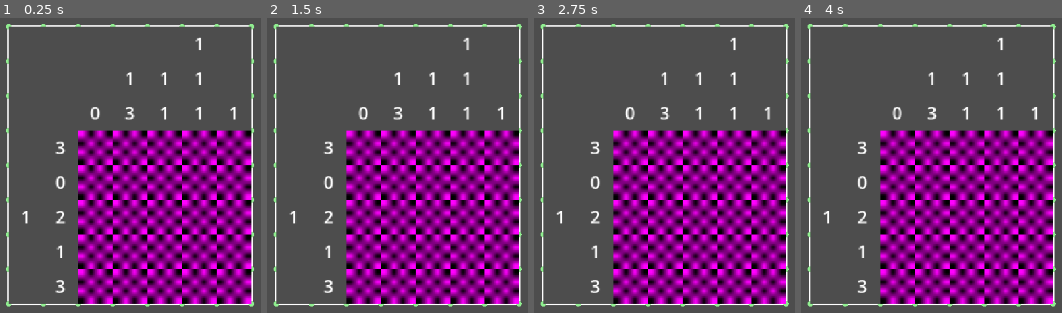
Above: before the commit, frames 1-4 (left to right).
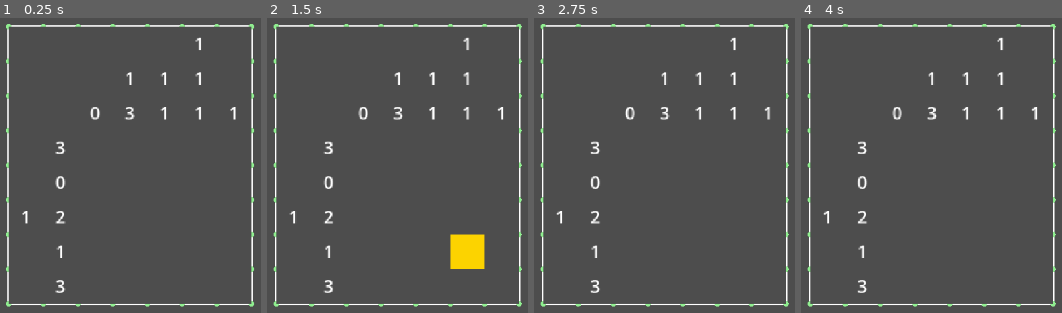
Above: after the commit, the same moments.

Repository: kennethbchen/Medical-Malpicross-Game
Game: Godot game, scene res://scenes/game.tscn
Same seed, same stepped clock (60 frames per second), same inputs: the game is played once before the commit and once after it.
Inputs (mouse positions are in pixels of both pictures, inside the frame that each line leads up to):
- Up to frame 1 (0.25 s): no input
- Up to frame 2 (1.5 s): move the mouse to (outside the picture) at 0.52 s; move the mouse to (481, 239) at 1.27 s
- Up to frame 3 (2.75 s): move the mouse to (outside the picture) at 2.02 s
- Up to frame 4 (4 s): tap Enter at 2.75 s; move the mouse to (outside the picture) at 2.77 s; tap Space at 3.5 s; move the mouse to (outside the picture) at 3.52 s

The runs differ from the first frame. In frame 1, 39% of the frame differs, in the area x 29-97%, y 37-97%; in frame 2, 39%; in frame 3, 39%; in frame 4, 39%.

Commit message:
Started implementing highlighting selected cell

Diff:
--- a/scenes/game.tscn
+++ b/scenes/game.tscn
@@ -31,6 +31,12 @@
 size = Vector2i(96, 101)
 script = ExtResource("5_p57ef")
 
+[node name="ColorRect" type="ColorRect" parent="PuzzleViewport"]
+clip_contents = true
+offset_right = 32.0
+offset_bottom = 32.0
+color = Color(0.986582, 0.827973, 0, 1)
+
 [node name="PuzzleUIContainer" type="Control" parent="PuzzleViewport"]
 layout_mode = 3
 anchors_preset = 0
--- a/scripts/puzzle_grid.gd
+++ b/scripts/puzzle_grid.gd
@@ -80,9 +80,7 @@
 
 	# Check for input
 	var selected_cell = _get_selected_cell()
-
-	if selected_cell != null:
-		print(selected_cell)
+	puzzle_viewport.highlight_cell(selected_cell)
 
 func _get_selected_cell():
 
--- a/scripts/puzzle_viewport.gd
+++ b/scripts/puzzle_viewport.gd
@@ -1,6 +1,10 @@
 extends SubViewport
 
 @onready var ui_container: Control = $PuzzleUIContainer
+
+@onready var cursor: Control = $ColorRect
+
+var current_puzzle: Puzzle
 
 var cell_size_px: int = 32
 
@@ -10,11 +14,11 @@
 # TODO
 var tile_map: Dictionary[Vector2i, Control]
 
-# Called when the node enters the scene tree for the first time.
-func _ready() -> void:
-	pass # Replace with function body.
+var selected_cell: Vector2i = Vector2i(-1, -1)
 
 func init(puzzle: Puzzle) -> void:
+	current_puzzle = puzzle
+
 	rows = puzzle.board_size.x
 	columns = puzzle.board_size.y
 
@@ -32,12 +36,7 @@
 				continue
 
 			if cell is Puzzle.InputCell:
-				var tile: = TextureRect.new()
-				ui_container.add_child(tile)
-				tile.position = pos
-				var img: = PlaceholderTexture2D.new()
-				img.size = Vector2(cell_size_px, cell_size_px)
-				tile.texture = img
+				continue
 
 			if cell is Puzzle.HintCell:
 				var label: = Label.new()
@@ -50,9 +49,20 @@
 				label.text = str(cell.value)
 
 
+func _process(delta: float) -> void:
 
+	if selected_cell == Vector2i(-1, -1):
+		cursor.hide()
+	else:
+		cursor.show()
 
+		# Need to swizzle (row, col) -> (col, row)
+		var coord = current_puzzle.input_to_board_coordinate(selected_cell)
+		cursor.position = Vector2i(coord.y, coord.x) * cell_size_px
 
-# Called every frame. 'delta' is the elapsed time since the previous frame.
-func _process(delta: float) -> void:
-	pass
+func highlight_cell(coordinate) -> void:
+
+	if coordinate is Vector2i:
+		selected_cell = coordinate
+	else:
+		selected_cell = Vector2i(-1, -1)
--- a/scripts/resources/puzzle.gd
+++ b/scripts/resources/puzzle.gd
@@ -78,7 +78,6 @@
 ## Input: [param input_coord] (row, column) in input space  [br]
 ## Output: [Vector2i] (row, column) of input coordinate in board space
 func input_to_board_coordinate(input_coord: Vector2i) -> Vector2i:
-
 	return Vector2i(input_coord.x + (board_size.x - input_size.x), input_coord.y + (board_size.y - input_size.y))
 
 func _calculate_hints() -> Array:
